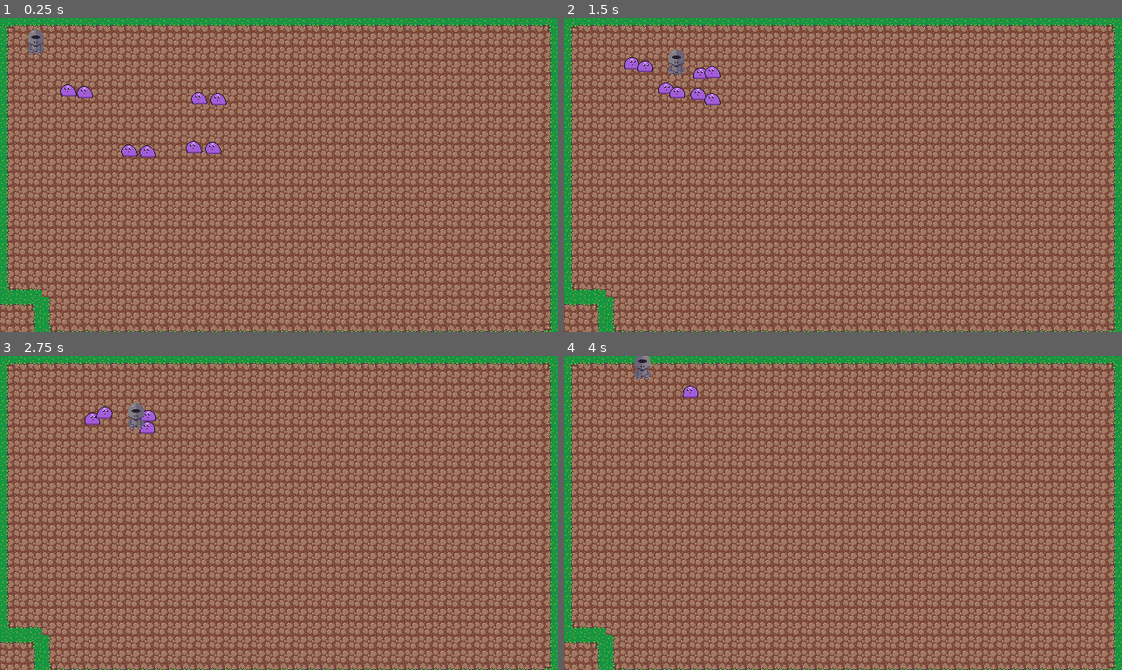
Above: before the commit, frames 1-4 (two rows, left to right).
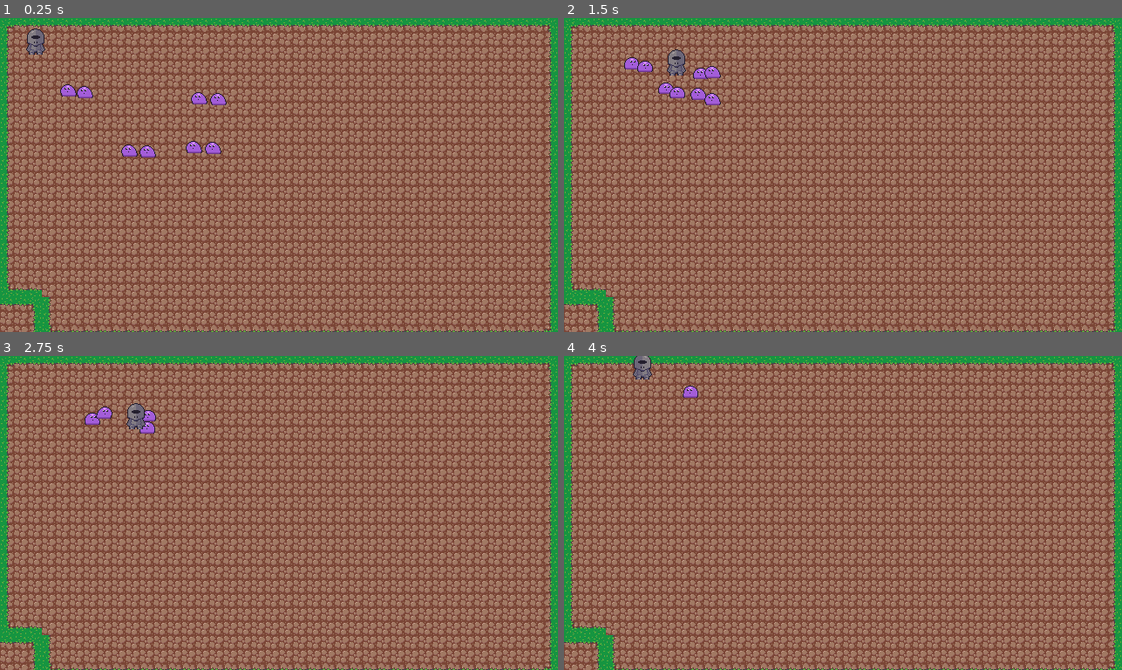
Above: after the commit, the same moments.

Repository: ClangClangBoom/slime-siege-prototype
Game: Godot game, scene res://scenes/levels/main.tscn
The game is run twice, just before and just after one commit, with the same random seed, the same clock (stepped at 60 frames per second) and the same inputs.
Inputs (mouse positions are in pixels of both pictures, inside the frame that each line leads up to):
- Up to frame 1 (0.25 s): no input
- Up to frame 2 (1.5 s): move the mouse to (965, 159) at 0.52 s; press the mouse at (965, 159) at 0.53 s; hold D (move_right) 0.53-1.28 s; move the mouse to (731, 190) at 1.27 s; release the mouse at (731, 190) at 1.28 s; hold S (move_down) from 1.28 s (still down); click (731, 190) at 1.35 s
- Up to frame 3 (2.75 s): move the mouse to (334, 443) at 2.02 s; release S (move_down) at 2.03 s; press the mouse at (334, 443) at 2.03 s; hold D (move_right) from 2.03 s (still down)
- Up to frame 4 (4 s): move the mouse to (815, 575) at 2.77 s; release D (move_right) at 2.78 s; release the mouse at (815, 575) at 2.78 s; hold W (move_up) 2.78-3.53 s; click (815, 575) at 2.85 s; move the mouse to (1010, 560) at 3.52 s; press the mouse at (1010, 560) at 3.53 s; hold A (move_left) from 3.53 s (still down)

The runs differ from the first frame. In frame 1, less than 0.1% of the frame differs, in the area x 4-9%, y 3-12%; in frame 2, less than 0.1%, in the area x 18-22%, y 9-19%; in frame 3, less than 0.1%; in frame 4, less than 0.1%.

Commit message:
in the middle of adding new animated sprites for the knight. somehow this broke the collision boxes and now he doesn't attack.

Diff:
--- a/scenes/entities/player.tscn
+++ b/scenes/entities/player.tscn
@@ -9,6 +9,30 @@
 [ext_resource type="Script" uid="uid://4o7qbeigbvyw" path="res://scripts/States/Idle.gd" id="4_dnykm"]
 [ext_resource type="Script" uid="uid://d2guvinceohwq" path="res://scripts/States/Run.gd" id="5_c5rqy"]
 
+[sub_resource type="AtlasTexture" id="AtlasTexture_dnykm"]
+atlas = ExtResource("2_1ie0h")
+region = Rect2(624, 0, 48, 48)
+
+[sub_resource type="AtlasTexture" id="AtlasTexture_c5rqy"]
+atlas = ExtResource("2_1ie0h")
+region = Rect2(672, 0, 48, 48)
+
+[sub_resource type="AtlasTexture" id="AtlasTexture_b6tgf"]
+atlas = ExtResource("2_1ie0h")
+region = Rect2(720, 0, 48, 48)
+
+[sub_resource type="AtlasTexture" id="AtlasTexture_73kkf"]
+atlas = ExtResource("2_1ie0h")
+region = Rect2(480, 0, 48, 48)
+
+[sub_resource type="AtlasTexture" id="AtlasTexture_n5sgd"]
+atlas = ExtResource("2_1ie0h")
+region = Rect2(528, 0, 48, 48)
+
+[sub_resource type="AtlasTexture" id="AtlasTexture_5ki56"]
+atlas = ExtResource("2_1ie0h")
+region = Rect2(576, 0, 48, 48)
+
 [sub_resource type="AtlasTexture" id="AtlasTexture_5u6hq"]
 atlas = ExtResource("2_1ie0h")
 region = Rect2(0, 0, 48, 48)
@@ -19,6 +43,34 @@
 
 [sub_resource type="SpriteFrames" id="SpriteFrames_ai34y"]
 animations = [{
+"frames": [{
+"duration": 1.0,
+"texture": SubResource("AtlasTexture_dnykm")
+}, {
+"duration": 1.0,
+"texture": SubResource("AtlasTexture_c5rqy")
+}, {
+"duration": 1.0,
+"texture": SubResource("AtlasTexture_b6tgf")
+}],
+"loop": 1,
+"name": &"attack_left",
+"speed": 10.0
+}, {
+"frames": [{
+"duration": 1.0,
+"texture": SubResource("AtlasTexture_73kkf")
+}, {
+"duration": 1.0,
+"texture": SubResource("AtlasTexture_n5sgd")
+}, {
+"duration": 1.0,
+"texture": SubResource("AtlasTexture_5ki56")
+}],
+"loop": 1,
+"name": &"attack_right",
+"speed": 10.0
+}, {
 "frames": [{
 "duration": 1.0,
 "texture": SubResource("AtlasTexture_5u6hq")
@@ -47,9 +99,9 @@
 [node name="AnimatedSprite2D" type="AnimatedSprite2D" parent="." unique_id=1026525394]
 position = Vector2(0, -16)
 sprite_frames = SubResource("SpriteFrames_ai34y")
-animation = &"idle"
+animation = &"attack_left"
 autoplay = "idle"
-frame_progress = 0.7123757
+frame_progress = 0.028509868
 
 [node name="CollisionShape2D" type="CollisionShape2D" parent="." unique_id=1940641434]
 position = Vector2(0, -6)
@@ -72,6 +124,7 @@
 metadata/_custom_type_script = "uid://b5evnqv1i2b0t"
 
 [node name="Hurtbox" parent="." unique_id=1912894453 node_paths=PackedStringArray("health_component") instance=ExtResource("3_5u6hq")]
+visible = false
 collision_mask = 0
 health_component = NodePath("../HealthComponent")
 
@@ -80,6 +133,7 @@
 shape = SubResource("CapsuleShape2D_ai34y")
 
 [node name="HitboxPivot" type="Node2D" parent="." unique_id=616160861]
+visible = false
 position = Vector2(0, -10)
 
 [node name="SwordHitbox" type="Area2D" parent="HitboxPivot" unique_id=1749034266]
Binary file changed: assets/Knight.png
